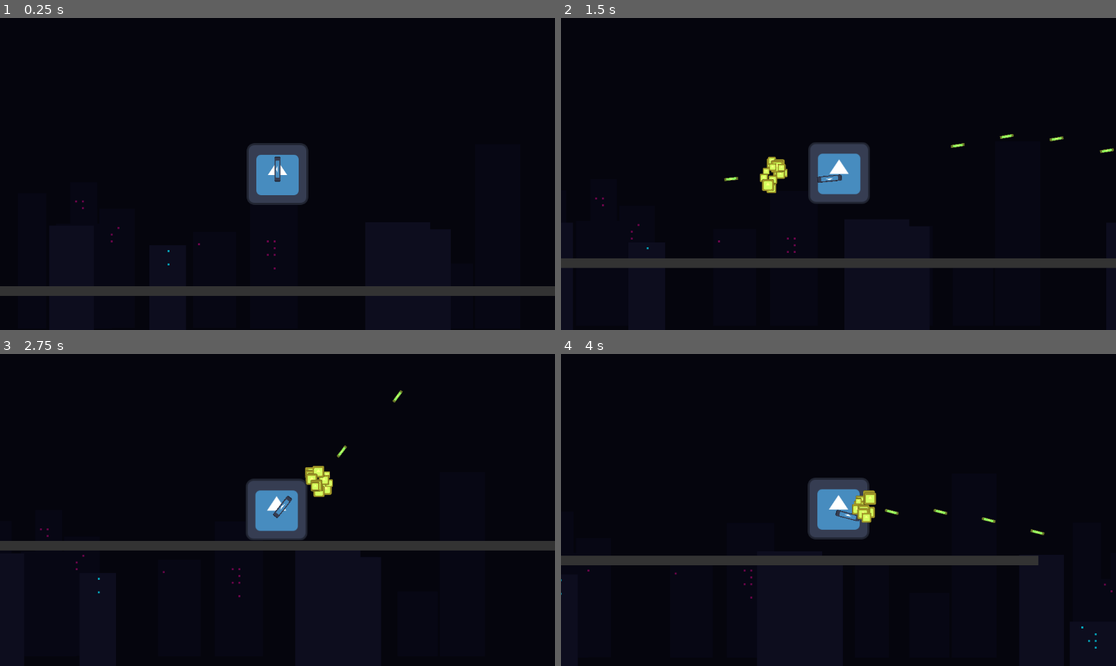
Above: before the commit, frames 1-4 (two rows, left to right).
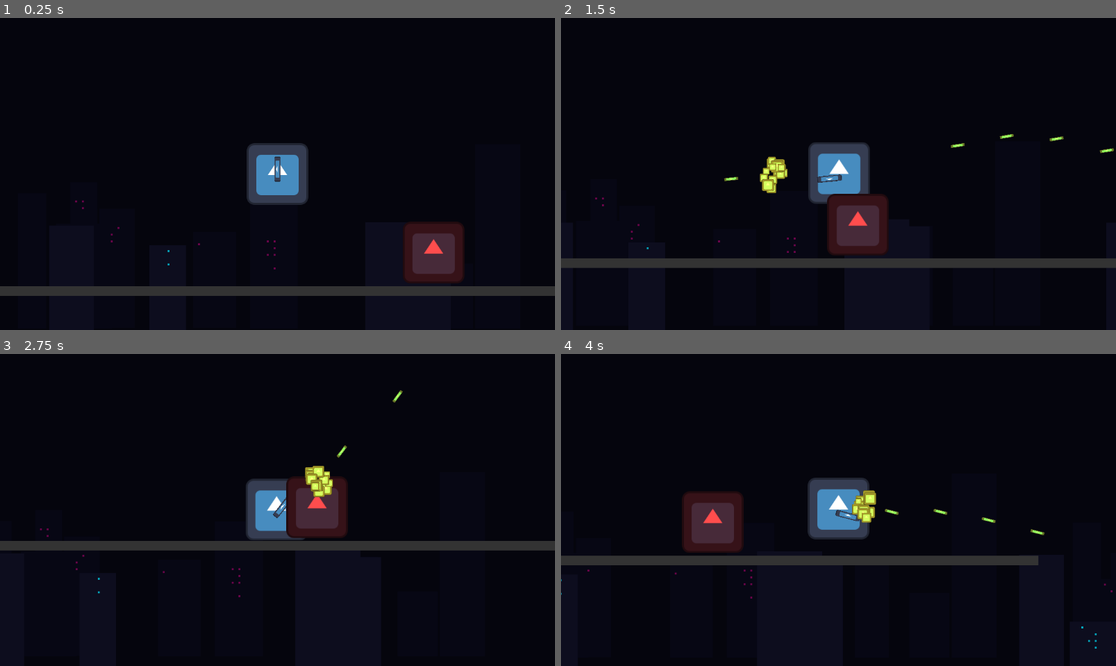
Above: after the commit, the same moments.

Repository: Viet-6/test-pcaF
Game: Godot game, scene res://scenes/levels/test_level.tscn
Two runs of this game, one before a commit and one after it. Both use one fixed random seed, a clock stepped at 60 frames per second and the inputs below. The engine's default icon, where the game draws it, is replaced by a stand-in: a white triangle on a blue panel in a dark square.
Inputs (mouse positions are in pixels of both pictures, inside the frame that each line leads up to):
- Up to frame 1 (0.25 s): no input
- Up to frame 2 (1.5 s): move the mouse to (960, 158) at 0.52 s; press the mouse at (960, 158) at 0.53 s; hold D (move_right) from 0.53 s (still down); tap Space (jump) at 0.77 s; move the mouse to (727, 189) at 1.27 s; release the mouse at (727, 189) at 1.28 s; click (727, 189) at 1.35 s
- Up to frame 3 (2.75 s): tap Space (jump) at 1.52 s; move the mouse to (333, 441) at 2.02 s; release D (move_right) at 2.03 s; press the mouse at (333, 441) at 2.03 s; hold A (move_left) from 2.03 s (still down)
- Up to frame 4 (4 s): move the mouse to (810, 572) at 2.77 s; release A (move_left) at 2.78 s; release the mouse at (810, 572) at 2.78 s; hold D (move_right) from 2.78 s (still down); click (810, 572) at 2.85 s; tap Space (jump) at 3.02, 3.77 s; move the mouse to (1005, 556) at 3.52 s; press the mouse at (1005, 556) at 3.53 s

The runs differ from the first frame. In frame 1, 2.0% of the frame differs, in the area x 72-84%, y 65-85%; in frame 2, 2.1%; in frame 3, 1.9%; in frame 4, 2.1%, in the area x 21-33%, y 44-64%.

Commit message:
enemy system

Diff:
--- /dev/null
+++ b/scenes/enemies/enemy.tscn
@@ -0,0 +1,17 @@
+[gd_scene load_steps=4 format=3]
+
+[ext_resource type="Script" path="res://scripts/enemy.gd" id="1_enemy"]
+[ext_resource type="Texture2D" path="res://icon.svg" id="2_icon"]
+
+[sub_resource type="RectangleShape2D" id="1"]
+size = Vector2(100, 100)
+
+[node name="Enemy" type="CharacterBody2D"]
+script = ExtResource("1_enemy")
+
+[node name="Sprite2D" type="Sprite2D" parent="."]
+texture = ExtResource("2_icon")
+modulate = Color(1, 0.3, 0.3, 1) # Red tint
+
+[node name="CollisionShape2D" type="CollisionShape2D" parent="."]
+shape = SubResource("1")
--- a/scenes/levels/test_level.tscn
+++ b/scenes/levels/test_level.tscn
@@ -4,6 +4,7 @@
 [ext_resource type="Script" path="res://scripts/camera_shake.gd" id="2_camera"]
 [ext_resource type="Script" path="res://scripts/input_setup.gd" id="3_setup"]
 [ext_resource type="PackedScene" path="res://scenes/levels/background.tscn" id="4_bg"]
+[ext_resource type="PackedScene" path="res://scenes/enemies/enemy.tscn" id="5_enemy"]
 
 [sub_resource type="RectangleShape2D" id="RectangleShape2D_1"]
 size = Vector2(2000, 20)
@@ -15,6 +16,9 @@
 
 [node name="Player" parent="." instance=ExtResource("1_player")]
 position = Vector2(576, 324)
+
+[node name="Enemy" parent="." instance=ExtResource("5_enemy")]
+position = Vector2(900, 520)
 
 [node name="Camera2D" type="Camera2D" parent="Player"]
 script = ExtResource("2_camera")
--- /dev/null
+++ b/scripts/enemy.gd
@@ -0,0 +1,25 @@
+extends CharacterBody2D
+
+@export var max_health: int = 30
+var current_health: int
+
+func _ready():
+	current_health = max_health
+	add_to_group("enemies")
+
+func take_damage(amount: int):
+	current_health -= amount
+	print(name, " took ", amount, " damage. Health: ", current_health)
+
+	# Flash red effect
+	var tween = create_tween()
+	tween.tween_property($Sprite2D, "modulate", Color.RED, 0.05)
+	tween.tween_property($Sprite2D, "modulate", Color.WHITE, 0.05)
+
+	if current_health <= 0:
+		die()
+
+func die():
+	print(name, " died.")
+	# TODO: Spawn explosion or loot
+	queue_free()
Not shown, changed: Cache/Cache_Data/1e5fdde9a9d26644_0
